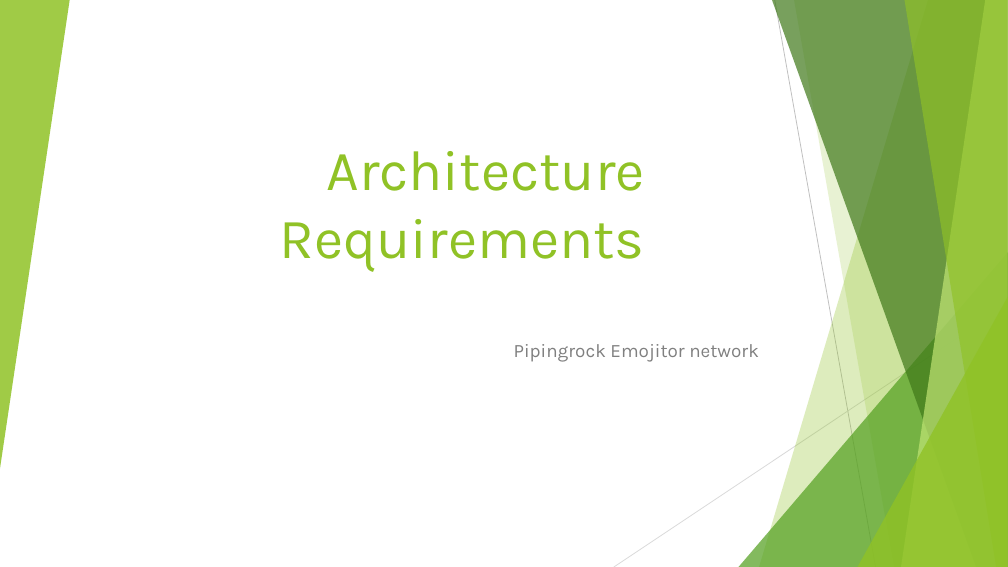
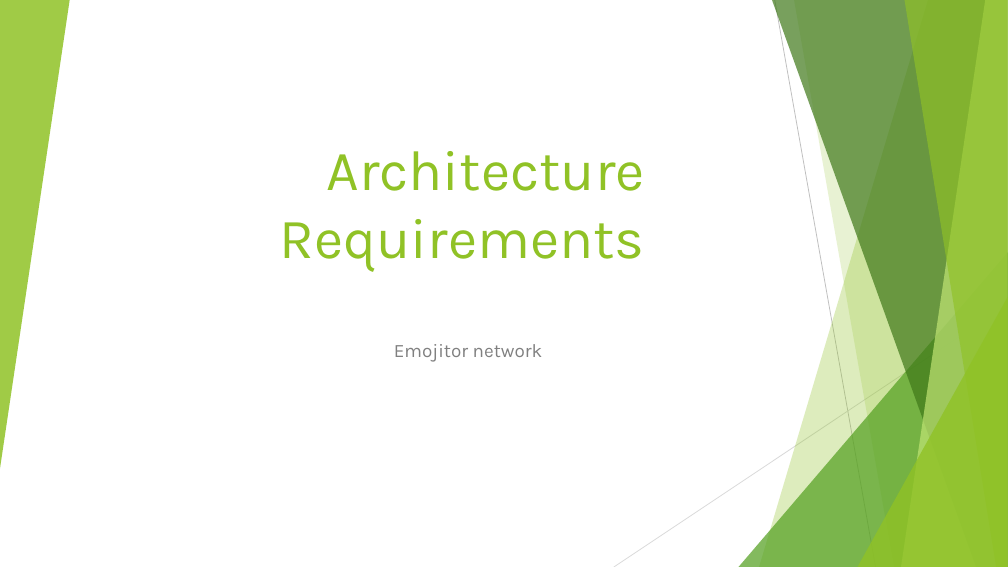
Before and after one commit to Valeriy77/highload, a slide deck: slide 1 of Architecture Requirements.pptx. Drawn at 1008x567 pixels with LibreOffice and Linux fonts; fonts in the diff are those of the drawing. Boxes give left, top, right and bottom in pixels: in the first picture for what was removed or moved away, otherwise in the second. Text is boxed around its words. In the diff, an @@ line names an element or a change of style, - is before the commit and + after.

```diff
--- a/Architecture Requirements.pptx
+++ b/Architecture Requirements.pptx
@@ subtitle at [394,344,543,362]: text changed @@
-Pipingrock Emojitor network
+Emojitor network
```
Also in this commit, not shown: 2 slides added.
